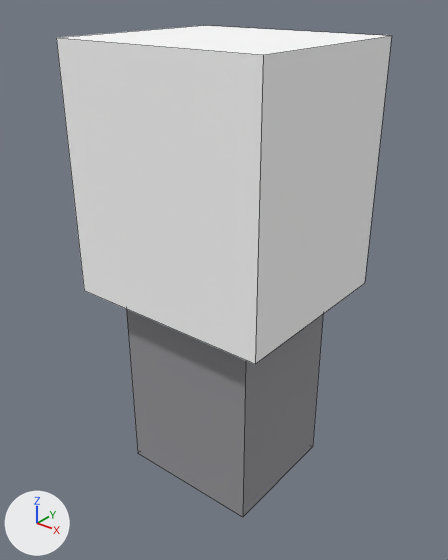
Before and after pictures for a commit that changed the FBX model Assets/GTA/Props/NewsBox.fbx.
Rendered twice from a camera (50 mm lens) standing at (0.83, -1.045, 1.164) and looking at (-0.001, -0.006, 0.521). Every picture has the same lights, and +X, +Y and +Z are marked at lower left. The first picture is the older version. Mesh edges are drawn as thin lines. Where no turn or scale is listed for an object, it has been applied to the vertices. Vertices at exactly the same position are counted once.

The first picture shows 'NewsBox.001'.
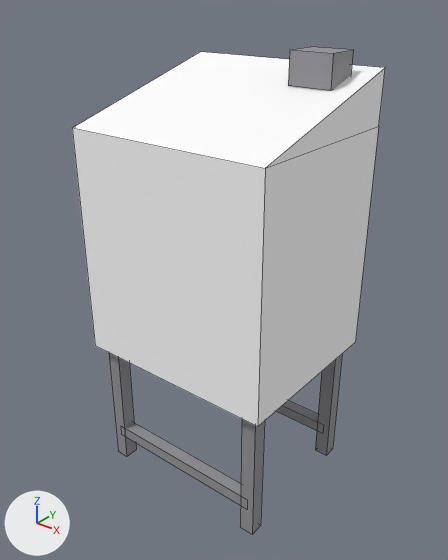
The edits, one by one:
me_pf_newsbox is used by ob_newsbox_001; location (0.0, 0.0, 0.0).
me_pf_newsbox had 16 vertices, 12 faces and spanned x -0.25..0.25, y -0.225..0.225, z 0.0..1.06.
me_pf_newsbox now has 66 vertices, 52 faces and spans x -0.25..0.25, y -0.21..0.21, z 0.0..1.035.
me_pf_newsbox part 1: a new loose piece, a box spanning x 0.1..0.2, y 0.08..0.16, z 0.965..1.035, in mat_polemetal__dark (grey #959599).
me_pf_newsbox part 2: a new loose piece, a box spanning x -0.227..-0.192, y -0.188..-0.152, z 0.0..0.34, in mat_polemetal__dark (grey #959599).
me_pf_newsbox part 3: a new loose piece, a box spanning x 0.192..0.227, y -0.188..-0.152, z 0.0..0.34, in mat_polemetal__dark (grey #959599).
me_pf_newsbox part 4: a new loose piece, a box spanning x 0.192..0.227, y 0.153..0.188, z 0.0..0.34, in mat_polemetal__dark (grey #959599).
me_pf_newsbox part 5: a new loose piece, a box spanning x -0.21..0.21, y -0.185..-0.155, z 0.065..0.095, in mat_polemetal__dark (grey #959599).
me_pf_newsbox part 6: a new loose piece, a box spanning x -0.21..0.21, y 0.155..0.185, z 0.065..0.095, in mat_polemetal__dark (grey #959599).
me_pf_newsbox part 7: the loose piece of 8 vertices spanning x -0.25..0.25, y -0.225..0.225, z 0.5..1.06 is rebuilt with 10 vertices and now spans x -0.25..0.25, y -0.21..0.21, z 0.34..1.0.
me_pf_newsbox part 8: the loose piece of 8 vertices spanning x -0.18..0.18, y -0.16..0.16, z 0.0..0.5 is deleted.
Other edits to the shape of me_pf_newsbox do not show in these pictures.

Where the change shows, as pixel boxes (x1, y1, x2, y2) in the pictures (448 x 560 px):
'NewsBox.001', reshaped (7% narrower)
    before: (56, 26, 392, 517)
    after: (72, 47, 385, 534)
part 1 of me_pf_newsbox, added
    after: (288, 47, 353, 91)
part 2 of me_pf_newsbox, added
    after: (109, 353, 136, 456)
part 3 of me_pf_newsbox, added
    after: (240, 419, 264, 534)
part 4 of me_pf_newsbox, added
    after: (315, 355, 342, 456)
part 5 of me_pf_newsbox, added
    after: (125, 423, 241, 505)
part 6 of me_pf_newsbox, added
    after: (276, 401, 318, 431)
part 7 of me_pf_newsbox, rebuilt (7% narrower, 11% taller)
    before: (56, 26, 392, 364)
    after: (72, 52, 385, 427)
part 8 of me_pf_newsbox, deleted
    before: (126, 309, 323, 517)
